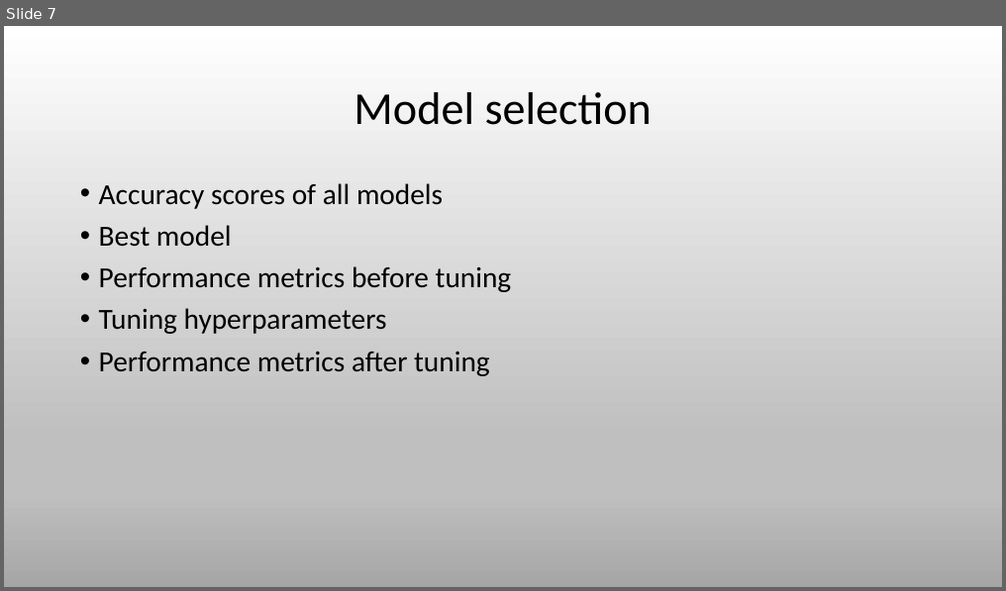
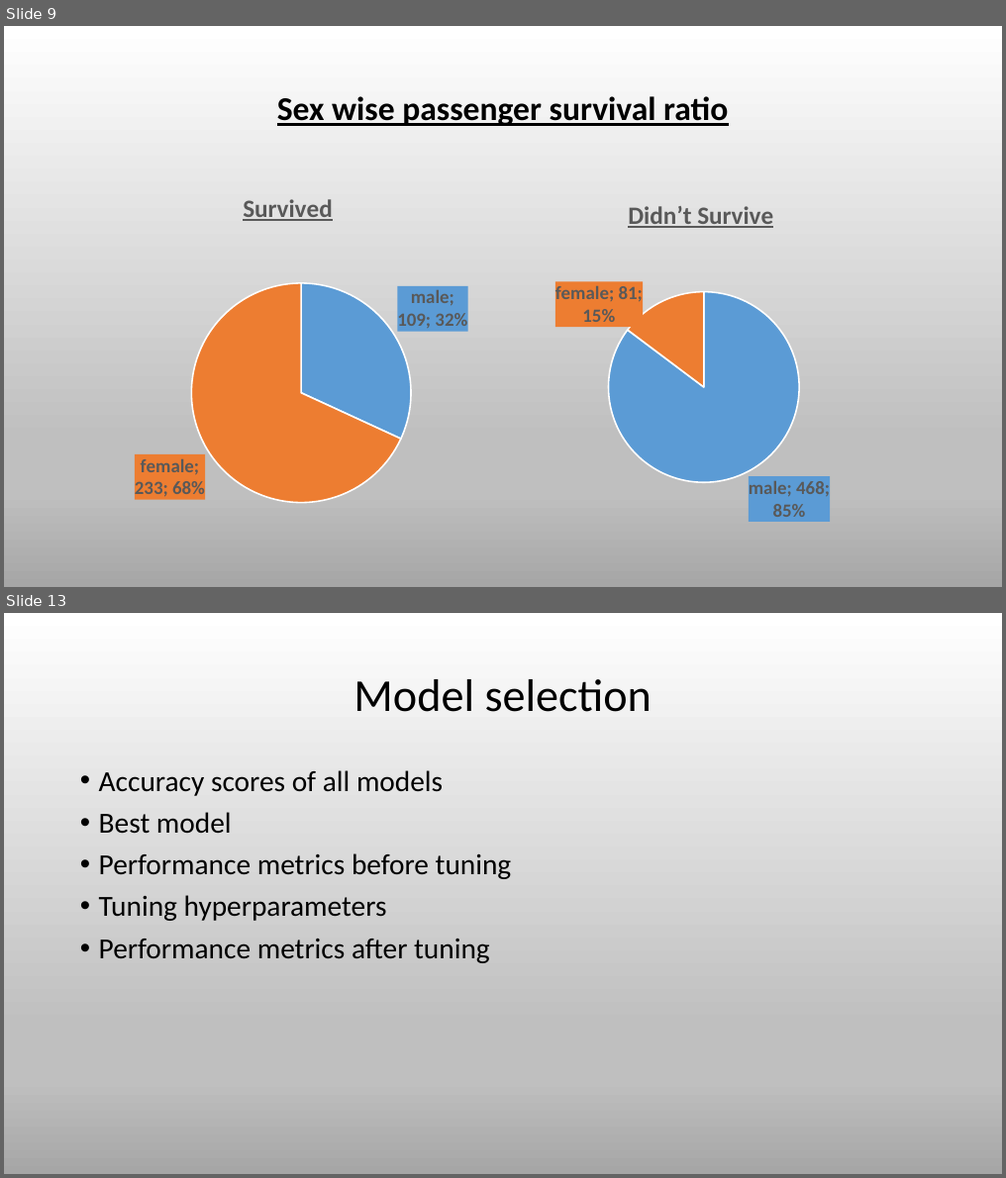
Before and after one commit to amaan2810/Project, a slide deck: PPT.pptx. Shown one above the other, each under a label of ours: slide 7 before the commit, slides 9 and 13 after it; the slides between them are not shown. The pictures are 1006x591 and 1006x1178 pixels, drawn with LibreOffice and Linux fonts; fonts in the diff are those of the drawing. Boxes give left, top, right and bottom in pixels: in the first picture for what was removed or moved away, otherwise in the second. Text is boxed around its words. In the diff, an @@ line names an element or a change of style, - is before the commit and + after.

```diff
--- a/PPT.pptx
+++ b/PPT.pptx
@@ slide 9 added at box(4, 26, 1002, 587), background gradient #FFFFFF to #BFBFBF to #A6A6A6 @@
@@ title added at box(277, 96, 728, 126), 32 pt, text #000000, bold, underline @@
+Sex wise passenger survival ratio
@@ pie chart added at box(73, 175, 503, 532) @@
+title "Survived "
+categories: male, female
+Series 1: 109, 233
@@ pie chart added at box(451, 182, 949, 536) @@
+title "Didn’t Survive "
+categories: male, female
+Series 1: 468, 81
@@ what was slide 7 is now slide 13 @@
```
Also in this commit, not shown: 1 slide changed, 7 other slides added, 2 slides removed.
